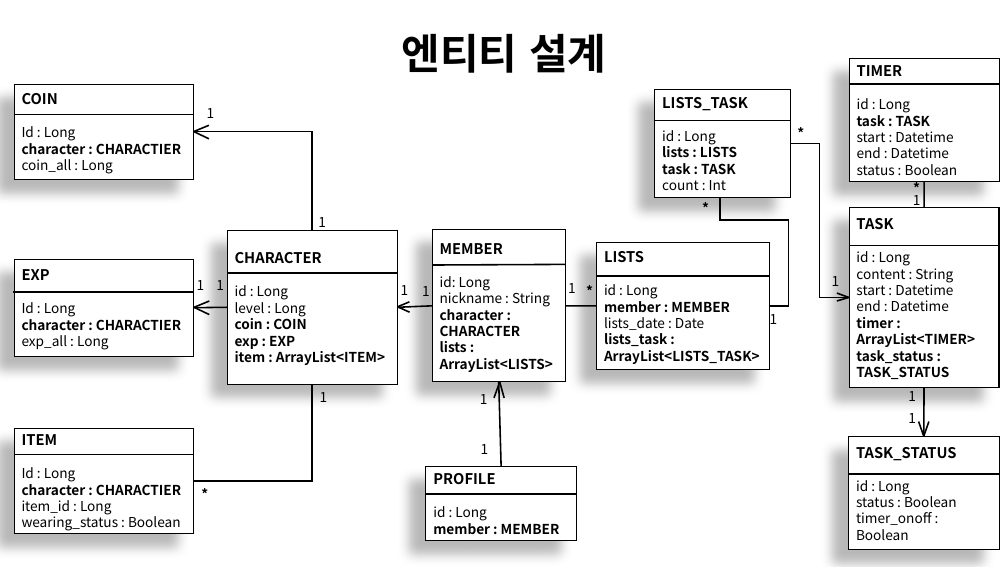
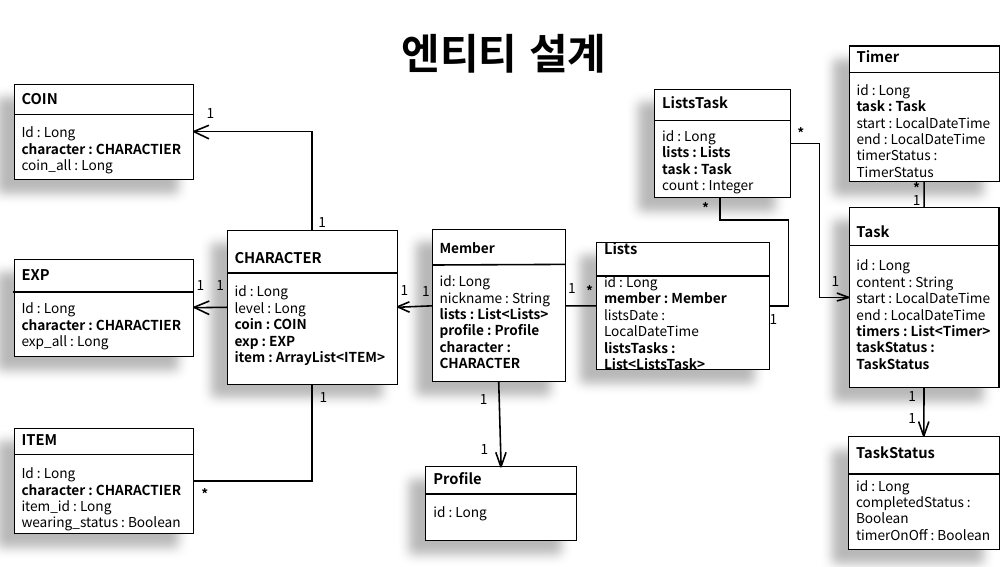
Before and after one commit to LvUpPlanner/LePl_Spring, a slide deck: slide 8 of LePl_Server.pptx. Drawn at 1008x567 pixels with LibreOffice and Linux fonts; fonts in the diff are those of the drawing. Boxes give left, top, right and bottom in pixels: in the first picture for what was removed or moved away, otherwise in the second. Text is boxed around its words. In the diff, an @@ line names an element or a change of style, - is before the commit and + after.

```diff
--- a/LePl_Server.pptx
+++ b/LePl_Server.pptx
@@ text in rectangle at [849, 46, 999, 181]: text changed @@
-TIMER
+Timer
@@ rectangle "Timer": place and size @@
-rectangle "Timer" at [849, 58, 999, 181]
+rectangle "Timer" at [849, 46, 999, 181]
@@ line moved from (849, 84) - (1000, 84) to (849, 73) - (1000, 73) @@
@@ text in rectangle at [662, 97, 748, 111]: text changed @@
-LISTS_TASK
+ListsTask
@@ text in rectangle at [857, 98, 990, 177]: text changed @@
-task : TASK
-start : Datetime
-end : Datetime
-status : Boolean
+task : Task
+start : LocalDateTime
+end : LocalDateTime
+timerStatus : TimerStatus
@@ text in rectangle at [662, 144, 754, 194]: text changed @@
-lists : LISTS
-task : TASK
-count : Int
+lists : Lists
+task : Task
+count : Integer
@@ text in rectangle at [856, 225, 889, 237]: text changed @@
-TASK
+Task
@@ text in rectangle at [440, 242, 495, 253]: text changed; size 14 to 13 pt @@
-MEMBER
+Member
@@ text in rectangle at [604, 242, 637, 255]: text changed @@
-LISTS
+Lists
@@ text in rectangle at [604, 290, 726, 370]: text changed @@
-member : MEMBER
-lists_date : Date
-lists_task : ArrayList<LISTS_TASK>
+member : Member
+listsDate : LocalDateTime
+listsTasks : List<ListsTask>
@@ text in rectangle at [856, 290, 991, 369]: text changed @@
-start : Datetime
-end : Datetime
-timer : ArrayList<TIMER>
-task_status : TASK_STATUS
+start : LocalDateTime
+end : LocalDateTime
+timers : List<Timer>
+taskStatus : TaskStatus
@@ text in rectangle at [440, 306, 548, 338]: paragraphs added @@
+lists : List<Lists>
+profile : Profile
@@ text in rectangle at [440, 341, 553, 372]: paragraph removed @@
-lists : ArrayList<LISTS>
@@ text in rectangle at [856, 446, 935, 458]: text changed @@
-TASK_STATUS
+TaskStatus
@@ text in rectangle at [433, 472, 481, 484]: text changed @@
-PROFILE
+Profile
@@ line moved from (495, 398) - (500, 382) to (496, 452) - (501, 467) @@
@@ line moved from (500, 382) - (504, 398) to (501, 467) - (506, 452) @@
@@ text in rectangle at [856, 494, 990, 540]: text changed @@
-status : Boolean
-timer_onoff : Boolean
+completedStatus : Boolean
+timerOnOff : Boolean
@@ text in rectangle at [433, 520, 560, 534]: paragraph removed @@
-member : MEMBER
```
Also in this commit, not shown: 3 other slides changed.
